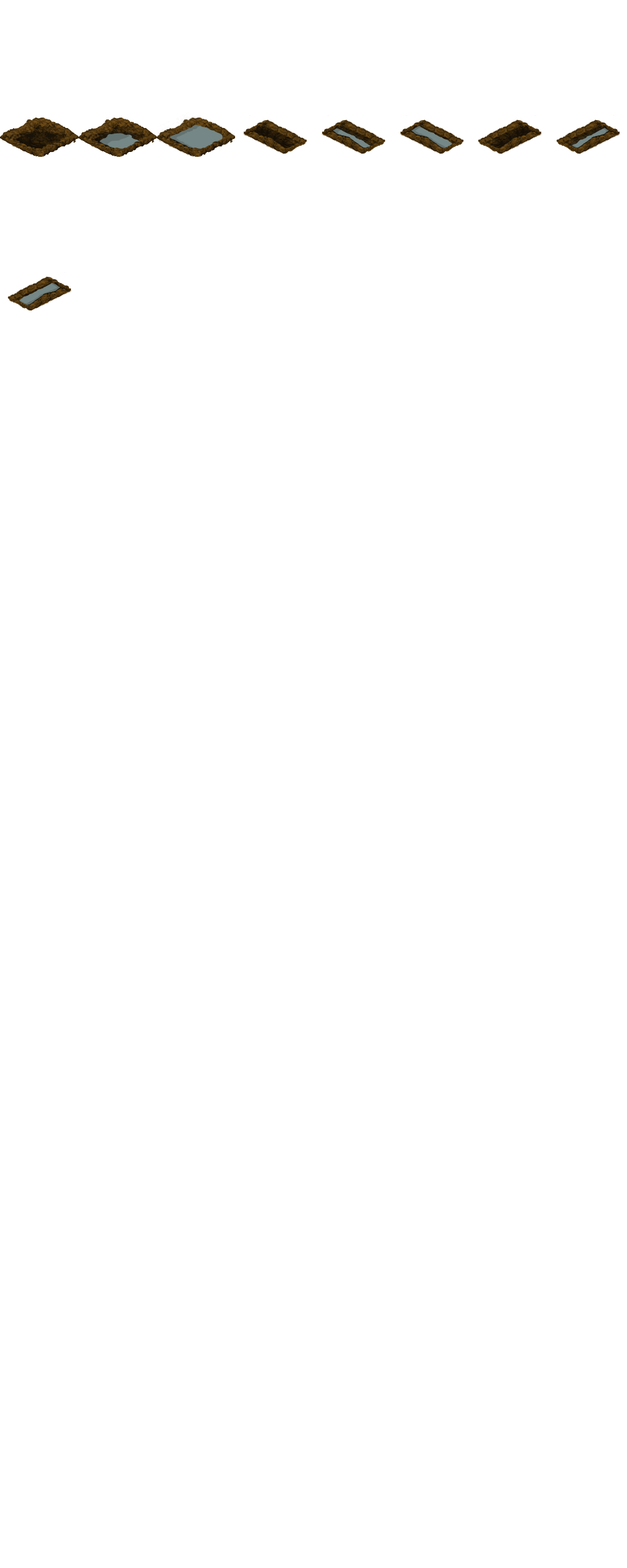
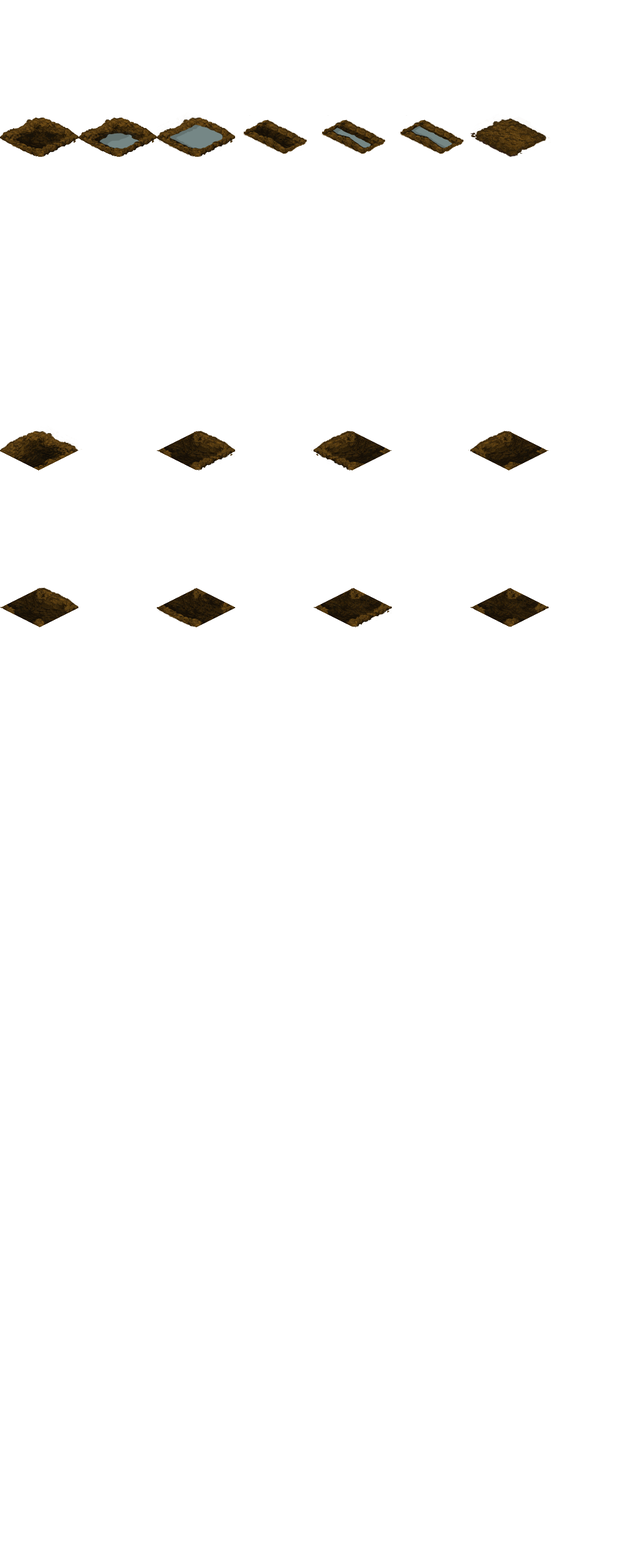
Comparing the layer stacks of the two (627, 1568) images. Changes:
hid "water" (1st of 20, in "dicth_hub_wesn_empty"), moved it into group "dicth_hub_wesn_empty", painted on it over <box>13,281,543,628</box>
moved "ditch_empty" (1st of 24, in "dicth_hub_wesn_empty") into group "dicth_hub_wesn_empty", painted on it, unmasked it over <box>7,276,549,628</box>
hid "water" (2nd of 20, in "dicth_hub_wsn_empty"), moved it into group "dicth_hub_wsn_empty", painted on it over <box>320,124,613,628</box>
showed "ditch_empty" (2nd of 24, in "dicth_hub_wsn_empty"), moved it into group "dicth_hub_wsn_empty", painted on it over <box>1,271,392,628</box>
moved "ditch_empty" (3rd of 24, in "dicth_hub_wne_empty") into group "dicth_hub_wne_empty", painted on it, unmasked it over <box>156,120,622,628</box>
showed "ditch_empty" (4th of 24, in "dicth_hub_wse_empty"), moved it into group "dicth_hub_wse_empty", painted on it over <box>0,113,622,628</box>
added group "dicth_hub_ens_empty" with 2 layers above "dicth_hub_en_empty" over <box>467,427,549,471</box>
moved "ditch_empty" (5th of 24, in "dicth_hub_ens_empty") into group "dicth_hub_ens_empty", painted on it, unmasked it over <box>467,120,549,471</box>
added group "dicth_hub_en_empty" with 2 layers above "dicth_hub_ws_empty" over <box>311,427,392,471</box>
showed "ditch_empty" (6th of 24, in "dicth_hub_en_empty"), moved it into group "dicth_hub_en_empty", painted on it over <box>311,113,551,471</box>
added group "dicth_hub_se_empty" with 2 layers above "dicth_hub_wn_empty" over <box>0,425,83,471</box>
added layer "ditch_empty" (8th of 24, in "dicth_hub_se_empty") in group "dicth_hub_se_empty" over <box>0,425,83,471</box>
added group "dicth_fill_dirt" with 2 layers above "dicth_waterway_we_full" over <box>470,113,551,159</box>
added layer "图层 2" in group "dicth_fill_dirt" over <box>470,113,551,159</box>
…and 15 more changes (6 added, 1 painted, 8 removed)
